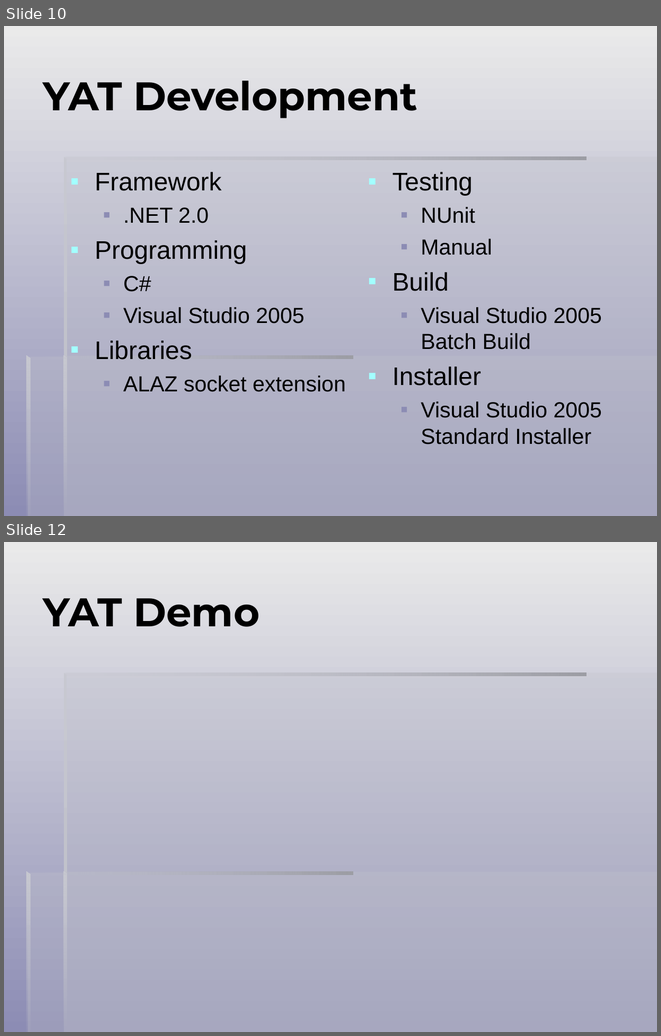
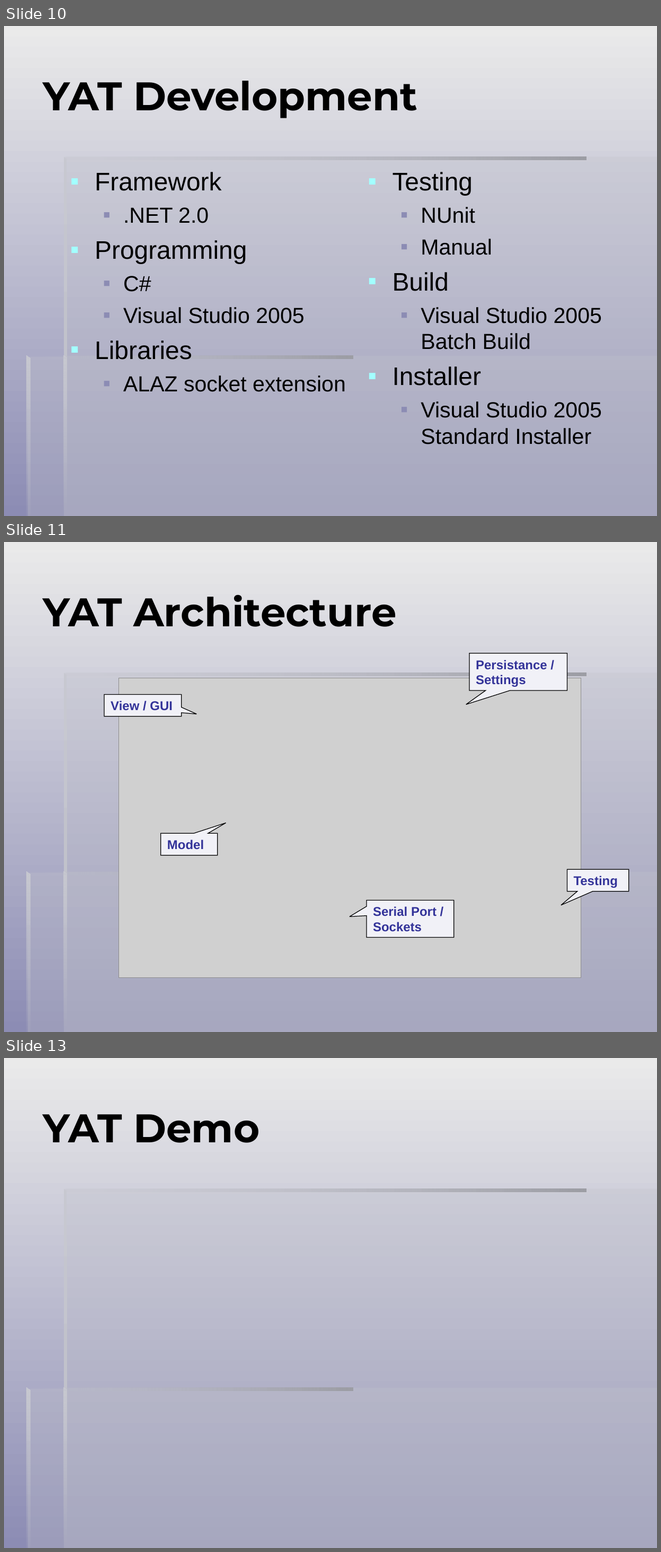
Before and after one commit to icis4/yat, a slide deck: _Doc.User/YAT Presentation/YAT.ppt. Shown one above the other, each under a label of ours: slides 10 and 12 before the commit, slides 10, 11 and 13 after it; the slides between them are not shown. The pictures are 661x1036 and 661x1552 pixels, drawn with LibreOffice and Linux fonts; fonts in the diff are those of the drawing; grey boxes stand for pictures. Boxes give left, top, right and bottom in pixels: in the first picture for what was removed or moved away, otherwise in the second. Text is boxed around its words. In the diff, an @@ line names an element or a change of style, - is before the commit and + after.

```diff
--- a/_Doc.User/YAT Presentation/YAT.ppt
+++ b/_Doc.User/YAT Presentation/YAT.ppt
@@ slide 11 added at [4,542,657,1032], background gradient #EAEAEA to #8C8CB4; not listed: 7 template elements that a slide beside it also shows @@
@@ title added at [43,594,396,627], 44 pt, text #000000, bold @@
+YAT Architecture
@@ speech box added at [469,653,567,690], fill #F1F1F7, outline #000000 0.74 pt, 14 pt, text #333399, bold @@
+Persistance /
+Settings
@@ picture added at [119,678,581,977] @@
@@ speech box added at [104,694,181,716], fill #F1F1F7, outline #000000 0.74 pt, 14 pt, text #333399, bold @@
+View / GUI
@@ speech box added at [161,833,218,855], fill #F1F1F7, outline #000000 0.74 pt, 14 pt, text #333399, bold @@
+Model
@@ speech box added at [567,869,628,891], fill #F1F1F7, outline #000000 0.74 pt, 14 pt, text #333399, bold @@
+Testing
@@ speech box added at [367,900,454,937], fill #F1F1F7, outline #000000 0.74 pt, 14 pt, text #333399, bold @@
+Serial Port /
+Sockets
@@ what was slide 12 is now slide 13 @@
```
Also in this commit, not shown: 1 slide changed, 13 other files.
